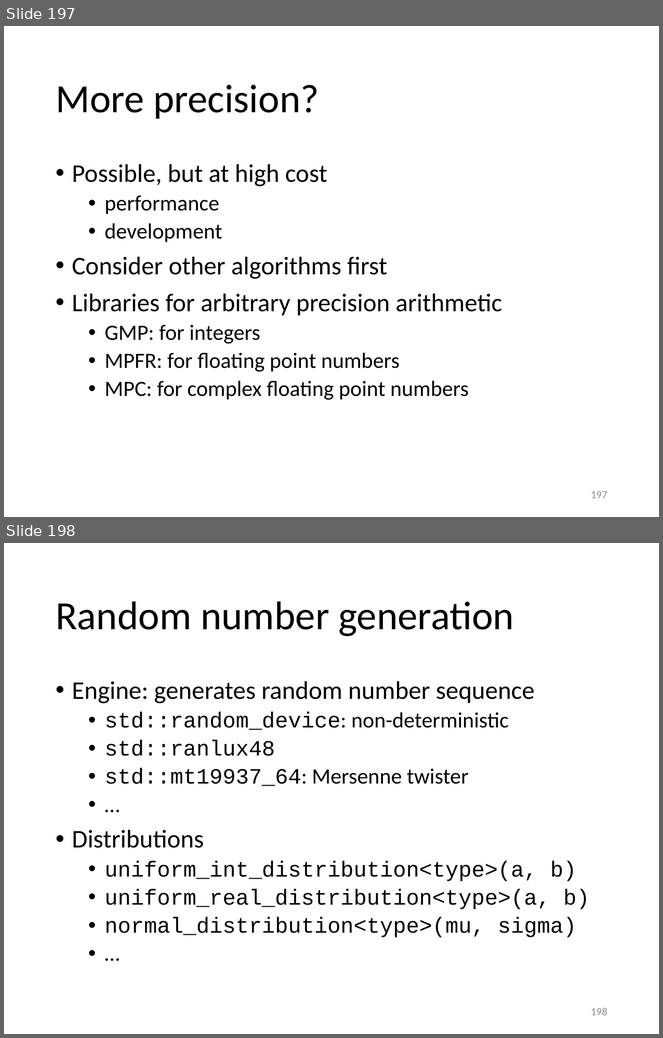
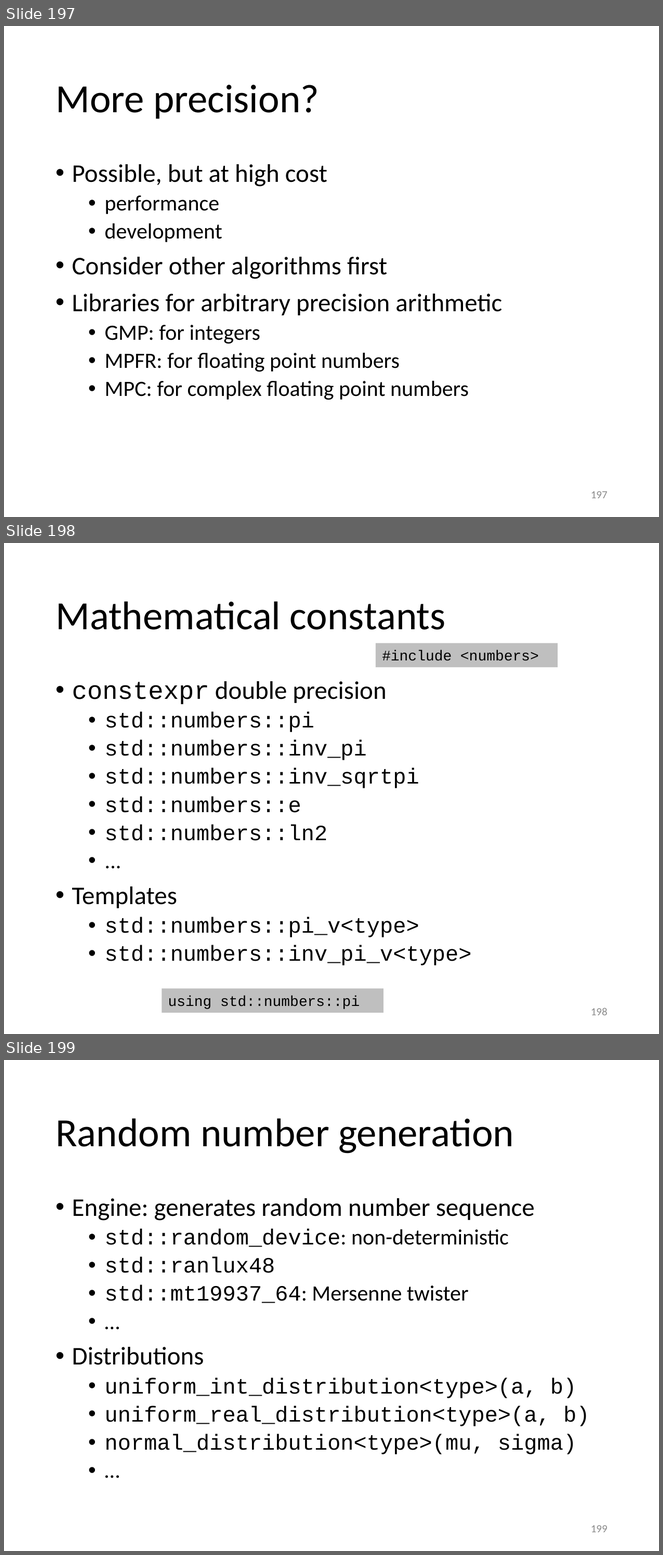
Before and after one commit to gjbex/Scientific-C-plus-plus, a slide deck: scientific_cpp.pptx. Shown one above the other, each under a label of ours: slides 197 and 198 before the commit, slides 197, 198 and 199 after it. The pictures are 663x1038 and 663x1555 pixels, drawn with LibreOffice and Linux fonts; fonts in the diff are those of the drawing. Boxes give left, top, right and bottom in pixels: in the first picture for what was removed or moved away, otherwise in the second. Text is boxed around its words. In the diff, an @@ line names an element or a change of style, - is before the commit and + after.

Commit message:
Add slide on mathematical constants

```diff
--- a/scientific_cpp.pptx
+++ b/scientific_cpp.pptx
@@ slide 198 added at bbox=[4, 543, 659, 1034], background #FFFFFF @@
@@ title added at bbox=[55, 601, 446, 630], 44 pt, text #000000 @@
+Mathematical constants
@@ rectangle added at bbox=[375, 643, 558, 667], fill #BFBFBF, 16 pt, text #000000 @@
+#include <numbers>
@@ text added at bbox=[72, 681, 472, 966], 24 pt, text #000000 @@
+• constexpr double precision
+  • std::numbers::pi
+  • std::numbers::inv_pi
+  • std::numbers::inv_sqrtpi
+  • std::numbers::e
+  • std::numbers::ln2
+  • ...
+• Templates
+  • std::numbers::pi_v<type>
+  • std::numbers::inv_pi_v<type>
@@ rectangle added at bbox=[162, 989, 384, 1013], fill #BFBFBF, 16 pt, text #000000 @@
+using std::numbers::pi
@@ page number added at bbox=[591, 1008, 608, 1016], 12 pt, text #8C8C8C @@
+198
@@ what was slide 198 is now slide 199 @@
@@ page number at bbox=[591, 1525, 608, 1533]: text changed @@
-198
+199
```
